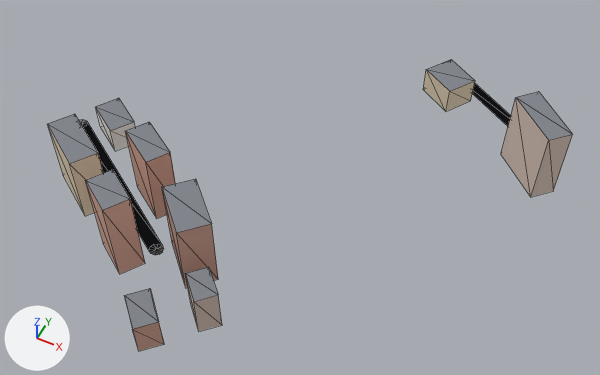
The glTF model apps/client/public/cities/moscow_synth/tiles/-3_2.glb: old version first, new version second.
Before and after are seen from a camera (50 mm lens) standing at (-483.0, -914.0, 358.0) and looking at (-626.0, -627.0, -1.0). The axes (+X, +Y, +Z) are drawn at lower left. The lights are the same throughout. The picture after the commit comes second. Mesh edges are drawn as thin lines. Vertices at exactly the same position are counted once.
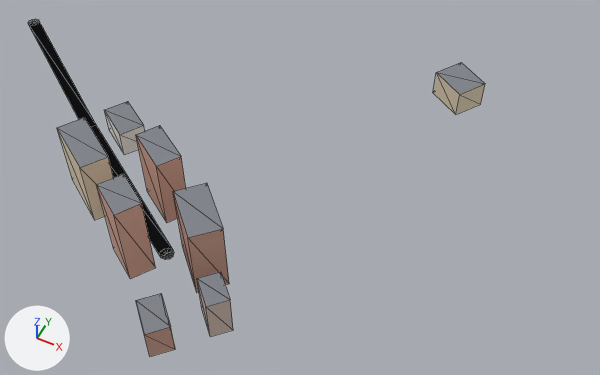
Pixel boxes [x1, y1, x2, y2] of what changed, in the pictures (600 x 375 px; the box of a moved part takes in the faces that stretch with it):
'Mesh_0', reshaped (13% narrower, 15% taller): before [47, 59, 573, 351]; after [28, 19, 485, 356]
part 1 of me_mesh_0, moved or reshaped: before [79, 119, 87, 124]; after [28, 19, 39, 24]
part 2 of me_mesh_0, moved or reshaped: before [423, 59, 475, 111]; after [433, 62, 485, 115]
part 3 of me_mesh_0, moved or reshaped: before [124, 288, 164, 351]; after [136, 294, 175, 356]
part 4 of me_mesh_0, moved or reshaped: before [185, 267, 222, 331]; after [197, 272, 233, 337]
part 5 of me_mesh_0, moved or reshaped: before [162, 179, 218, 288]; after [173, 183, 229, 293]
part 6 of me_mesh_0, moved or reshaped: before [85, 170, 145, 274]; after [97, 174, 156, 279]
part 7 of me_mesh_0, moved or reshaped: before [126, 122, 176, 219]; after [136, 125, 186, 223]
part 8 of me_mesh_0, moved or reshaped: before [47, 114, 103, 216]; after [57, 117, 113, 220]
part 9 of me_mesh_0, moved or reshaped: before [95, 98, 135, 151]; after [104, 101, 145, 155]
part 10 of me_mesh_0, deleted: before [501, 92, 573, 197]
part 11 of me_mesh_0, deleted: before [472, 83, 511, 126]
part 12 of me_mesh_0, moved or reshaped: before [81, 121, 164, 255]; after [28, 21, 174, 260]

What changed in the scene script:
```text
Change me_mesh_0:
    used by ob_mesh_0; location = (0.0, 0.0, 0.0)
    remove me_mesh_0.from_pydata(...)  # 124 vertices, 134 faces; spans x -774.0..-494.0, y -759.0..-482.0, z 0.0..52.0
    add me_mesh_0.from_pydata(...)  # 92 vertices, 104 faces; spans x -866.0..-555.0, y -759.0..-499.0, z 0.0..52.0
    me_mesh_0 part 1: the loose piece of 11 vertices spanning x -774.0..-766.0, y -644.0..-636.0, z 0.0 is moved by (-92.0, 69.0, 0.0)
    me_mesh_0 part 2: the loose piece of 8 vertices spanning x -593.0..-562.0, y -529.0..-499.0, z 0.0..17.0 is moved by (7.0, 0.0, 0.0)
    me_mesh_0 part 3: the loose piece of 8 vertices spanning x -663.0..-639.0, y -759.0..-736.0, z 0.0..20.0 is moved by (7.0, 0.0, 0.0)
    me_mesh_0 part 4: the loose piece of 8 vertices spanning x -640.0..-619.0, y -736.0..-715.0, z 0.0..27.0 is moved by (7.0, 0.0, 0.0)
    me_mesh_0 part 5: the loose piece of 8 vertices spanning x -670.0..-635.0, y -716.0..-682.0, z 0.0..46.0 is moved by (7.0, 0.0, 0.0)
    me_mesh_0 part 6: the loose piece of 8 vertices spanning x -702.0..-675.0, y -725.0..-700.0, z 0.0..52.0 is moved by (7.0, 0.0, 0.0)
    me_mesh_0 part 7: the loose piece of 8 vertices spanning x -709.0..-679.0, y -684.0..-657.0, z 0.0..46.0 is moved by (7.0, 0.0, 0.0)
    me_mesh_0 part 8: the loose piece of 8 vertices spanning x -753.0..-715.0, y -700.0..-668.0, z 0.0..43.0 is moved by (7.0, 0.0, 0.0)
    me_mesh_0 part 9: the loose piece of 8 vertices spanning x -758.0..-730.0, y -651.0..-625.0, z 0.0..17.0 is moved by (7.0, 0.0, 0.0)
    me_mesh_0 part 10: the loose piece of 8 vertices spanning x -530.0..-494.0, y -575.0..-539.0, z 0.0..46.0 is deleted
    me_mesh_0 part 11: the loose piece of 4 vertices spanning x -589.0..-512.0, y -536.0..-483.0, z 0.0 is deleted
    me_mesh_0 part 12
    13 vertices are removed from x -773.0..-671.0, y -706.0..-637.0, z 0.0
    12 faces are deleted
    15 vertices are added at x -865.0..-664.0, y -706.0..-568.0, z 0.0
    14 new faces join them, mat_road
    other edits to the shape of me_mesh_0 do not show in these pictures
```
